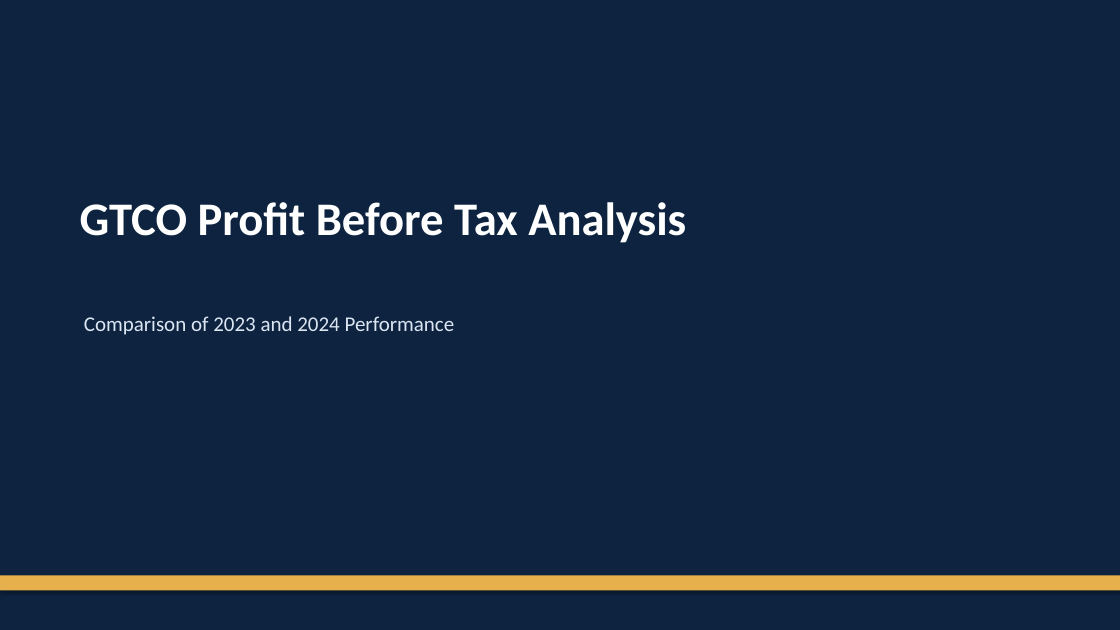
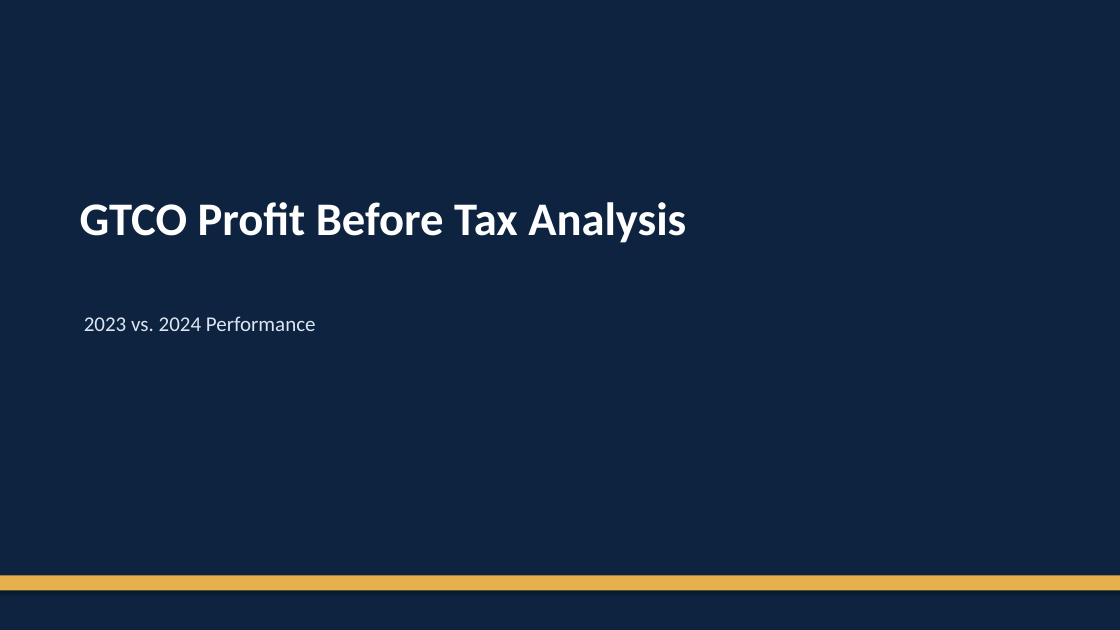
Before and after one commit to darasiemi/financial-analysis-AI-project, a slide deck: slide 1 of outputs/generated_reports/gtco_pbt_analysis.pptx. Drawn at 1120x630 pixels with LibreOffice and Linux fonts; fonts in the diff are those of the drawing. Boxes give left, top, right and bottom in pixels: in the first picture for what was removed or moved away, otherwise in the second. Text is boxed around its words. In the diff, an @@ line names an element or a change of style, - is before the commit and + after.

```diff
--- a/outputs/generated_reports/gtco_pbt_analysis.pptx
+++ b/outputs/generated_reports/gtco_pbt_analysis.pptx
@@ text at [84,316,316,331]: text changed @@
-Comparison of 2023 and 2024 Performance
+2023 vs. 2024 Performance
```
Also in this commit, not shown: 4 other slides changed, 1 slide removed, 7 other files.
